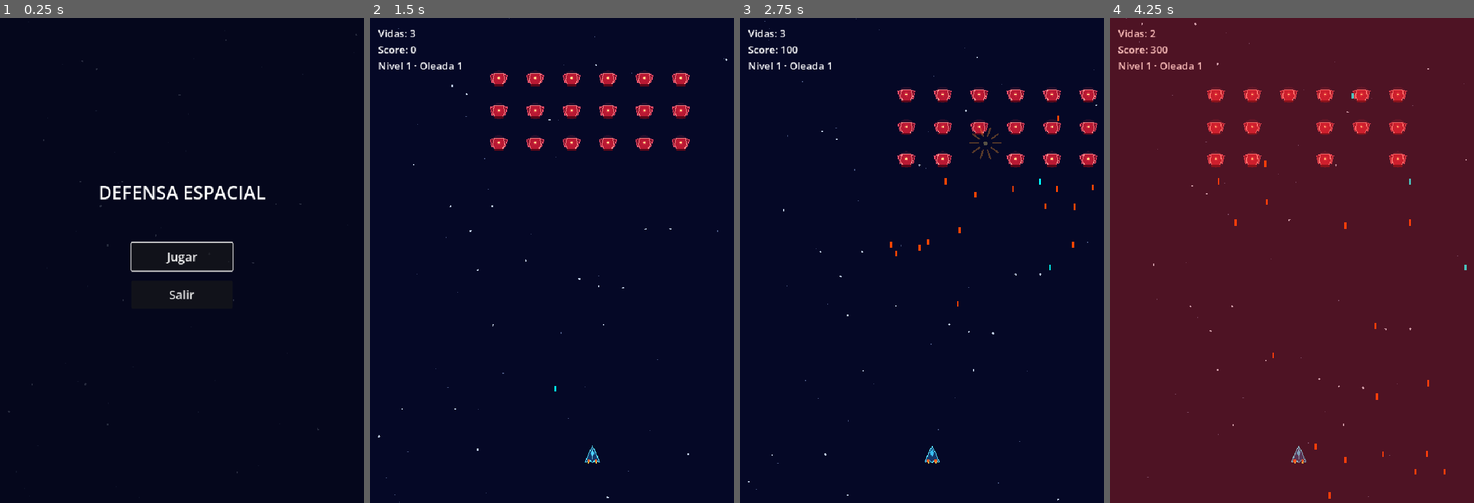
Above: before the commit, frames 1-4 (left to right).
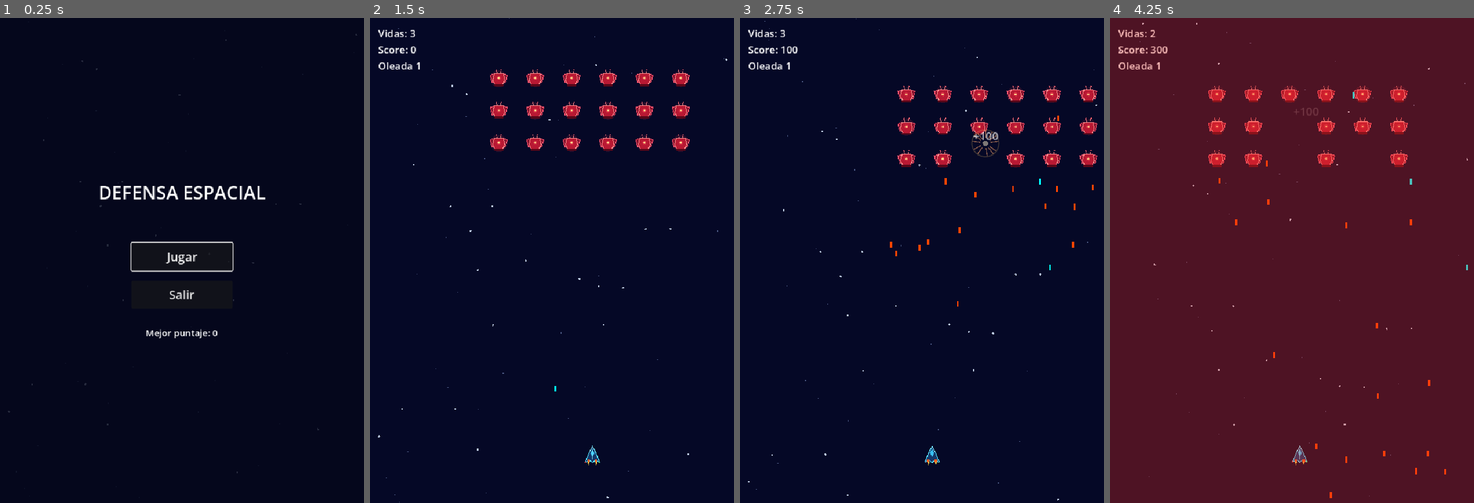
Above: after the commit, the same moments.

Repository: Frank-0511/galactic-surge
Game: Godot game, scene res://scenes/main/main.tscn
Same seed, same stepped clock (60 frames per second), same inputs: the game is played once before the commit and once after it.
Inputs (mouse positions are in pixels of both pictures, inside the frame that each line leads up to):
- Up to frame 1 (0.25 s): no input
- Up to frame 2 (1.5 s): click "Jugar" at 0.5 s; tap Enter at 1.25 s; move the mouse to (632, 236) at 1.27 s; hold Right (move_right) from 1.28 s (still down); hold Space (shoot) from 1.28 s (still down); click (632, 236) at 1.42 s
- Up to frame 3 (2.75 s): move the mouse to (849, 284) at 2.02 s; release Right (move_right) at 2.03 s; release Space (shoot) at 2.03 s; hold Left (move_left) from 2.03 s (still down); tap Space (shoot) at 2.1 s; click (849, 284) at 2.17 s
- Up to frame 4 (4.25 s): move the mouse to (1328, 153) at 2.77 s; release Left (move_left) at 2.78 s; hold Space (shoot) 2.78-3.53 s; hold Right (move_right) from 2.78 s (still down); click (1328, 153) at 2.92 s; move the mouse to (1273, 357) at 3.52 s; tap Space (shoot) at 3.6 s; click (1273, 357) at 3.67 s

The runs differ from the first frame. In frame 1, 0.1% of the frame differs, in the area x 40-60%, y 64-67%; in frame 2, 0.4%; in frame 3, 0.6%; in frame 4, 1.2%, in the area x 2-99%, y 0-100%.

Commit message:
feat: agregar sistema de puntuación y mejor manejo de efectos visuales y de audio

Diff:
--- a/scenes/audio/audio_feedback.tscn
+++ b/scenes/audio/audio_feedback.tscn
@@ -16,22 +16,28 @@
 [node name="CombatMusic" type="AudioStreamPlayer" parent="."]
 stream = ExtResource("2")
 autoplay = false
-volume_db = -3.88
+volume_db = -9.48
 
 [node name="PlayerShot" type="AudioStreamPlayer" parent="."]
 stream = ExtResource("3")
+volume_db = -5.6
 
 [node name="PlayerDoubleShot" type="AudioStreamPlayer" parent="."]
 stream = ExtResource("4")
+volume_db = -5.6
 
 [node name="EnemyExplosion" type="AudioStreamPlayer" parent="."]
 stream = ExtResource("5")
+volume_db = -5.6
 
 [node name="PlayerDamage" type="AudioStreamPlayer" parent="."]
 stream = ExtResource("6")
+volume_db = -5.6
 
 [node name="PickupDoubleShot" type="AudioStreamPlayer" parent="."]
 stream = ExtResource("7")
+volume_db = -5.6
 
 [node name="PickupShield" type="AudioStreamPlayer" parent="."]
 stream = ExtResource("8")
+volume_db = -5.6
--- a/scenes/effects/explosion_burst.gd
+++ b/scenes/effects/explosion_burst.gd
@@ -1,15 +1,24 @@
 # explosion_burst.gd
-# Draws a brief deterministic geometric explosion and releases itself when finished.
+# Draws a brief deterministic-per-run geometric explosion and releases itself
+# when finished. A quick white-hot flash gives way to an expanding shockwave,
+# scattering debris fragments, and a trailing wisp of smoke.
 
 class_name ExplosionBurst
 extends Node2D
 
-@export var duration: float = 0.25
+@export var duration: float = 0.32
 
 var elapsed: float = 0.0
+var _fragment_angles: PackedFloat32Array = PackedFloat32Array()
+
+const FRAGMENT_COUNT: int = 12
 
 
 func _ready() -> void:
+	_fragment_angles.resize(FRAGMENT_COUNT)
+	for fragment_index: int in FRAGMENT_COUNT:
+		var base_angle: float = TAU * float(fragment_index) / float(FRAGMENT_COUNT)
+		_fragment_angles[fragment_index] = base_angle + randf_range(-0.18, 0.18)
 	queue_redraw()
 
 
@@ -23,11 +32,32 @@
 func _draw() -> void:
 	var progress: float = clampf(elapsed / duration, 0.0, 1.0)
 	var alpha: float = 1.0 - progress
-	var inner_radius: float = lerpf(5.0, 18.0, progress)
-	var outer_radius: float = lerpf(13.0, 42.0, progress)
-	var color: Color = Color(1.0, 0.62, 0.18, alpha)
-	for fragment_index: int in 10:
-		var angle: float = TAU * float(fragment_index) / 10.0
-		var direction: Vector2 = Vector2.from_angle(angle)
-		draw_line(direction * inner_radius, direction * outer_radius, color, 3.0)
-	draw_circle(Vector2.ZERO, lerpf(8.0, 2.0, progress), Color(1.0, 0.9, 0.5, alpha))
+
+	# Color cools from a white-hot flash to orange-red as the burst expands.
+	var hot_color: Color = Color(1.0, 0.95, 0.75, alpha)
+	var cool_color: Color = Color(0.95, 0.35, 0.1, alpha)
+	var fragment_color: Color = hot_color.lerp(cool_color, progress)
+
+	var inner_radius: float = lerpf(4.0, 16.0, progress)
+	var outer_radius: float = lerpf(11.0, 40.0, progress)
+
+	# Debris fragments streak outward and thin out as they cool.
+	for fragment_index: int in _fragment_angles.size():
+		var direction: Vector2 = Vector2.from_angle(_fragment_angles[fragment_index])
+		draw_line(direction * inner_radius, direction * outer_radius, fragment_color, lerpf(3.2, 1.0, progress))
+
+	# A fast expanding shockwave ring reads as the initial impact.
+	var ring_radius: float = lerpf(6.0, 46.0, progress)
+	draw_arc(Vector2.ZERO, ring_radius, 0.0, TAU, 28, Color(1.0, 0.8, 0.4, alpha * 0.45), 2.0, true)
+
+	# Bright core flash, shrinking as the energy disperses.
+	draw_circle(Vector2.ZERO, lerpf(9.0, 2.0, progress), Color(1.0, 0.95, 0.8, alpha))
+
+	# A faint trailing wisp of smoke lingers just before the burst fades out.
+	if progress > 0.55:
+		var smoke_progress: float = (progress - 0.55) / 0.45
+		var smoke_alpha: float = smoke_progress * alpha
+		for smoke_index: int in 4:
+			var smoke_angle: float = TAU * float(smoke_index) / 4.0 + 0.4
+			var smoke_pos: Vector2 = Vector2.from_angle(smoke_angle) * lerpf(10.0, 26.0, progress)
+			draw_circle(smoke_pos, lerpf(3.0, 7.0, progress), Color(0.55, 0.53, 0.5, smoke_alpha * 0.4))
--- /dev/null
+++ b/scenes/effects/score_popup.gd
@@ -0,0 +1,32 @@
+# score_popup.gd
+# Floating "+100"-style score popup shown at a world position. Instantiated
+# directly from code (no dedicated scene), mirroring ExplosionBurst: it rises
+# a short distance, fades out over half a second, and frees itself.
+
+extends Node2D
+
+const RISE_DISTANCE: float = 36.0
+const DURATION: float = 0.5
+
+var _label: Label
+
+
+func _init(popup_text: String = "+0", color: Color = Color.WHITE) -> void:
+	_label = Label.new()
+	_label.text = popup_text
+	_label.add_theme_color_override("font_color", color)
+	_label.add_theme_font_size_override("font_size", 22)
+	_label.horizontal_alignment = HORIZONTAL_ALIGNMENT_CENTER
+	_label.mouse_filter = Control.MOUSE_FILTER_IGNORE
+	_label.position = Vector2(-40.0, -12.0)
+	_label.size = Vector2(80.0, 24.0)
+	add_child(_label)
+
+
+func _ready() -> void:
+	var tween: Tween = create_tween()
+	tween.set_parallel(true)
+	tween.tween_property(self, "position:y", position.y - RISE_DISTANCE, DURATION) \
+		.set_trans(Tween.TRANS_SINE).set_ease(Tween.EASE_OUT)
+	tween.tween_property(_label, "modulate:a", 0.0, DURATION).set_trans(Tween.TRANS_LINEAR)
+	tween.chain().tween_callback(queue_free)
--- a/scenes/effects/visual_feedback.gd
+++ b/scenes/effects/visual_feedback.gd
@@ -4,6 +4,7 @@
 extends Node2D
 
 const EXPLOSION_BURST_SCRIPT: Script = preload("res://scenes/effects/explosion_burst.gd")
+const SCORE_POPUP_SCRIPT: Script = preload("res://scenes/effects/score_popup.gd")
 
 @onready var _explosion_layer: Node2D = $ExplosionLayer
 @onready var _flash: ColorRect = $DamageFlashLayer/Flash
@@ -20,6 +21,16 @@
 	_explosion_layer.add_child(burst)
 
 
+func play_score_popup(popup_position: Vector2, points: int, is_bonus: bool = false) -> void:
+	var color: Color = Color(1.0, 0.85, 0.3) if is_bonus else Color(1.0, 1.0, 1.0)
+	var popup: Node2D = SCORE_POPUP_SCRIPT.new("+%d" % points, color) as Node2D
+	if popup == null:
+		return
+	popup.name = "ScorePopup"
+	popup.global_position = popup_position
+	_explosion_layer.add_child(popup)
+
+
 func play_damage_flash() -> void:
 	if is_instance_valid(_flash_tween):
 		_flash_tween.kill()
--- a/scenes/entities/enemy/enemy.gd
+++ b/scenes/entities/enemy/enemy.gd
@@ -22,9 +22,20 @@
 
 var _destroyed: bool = false
 
+## Local clock and per-instance offset used only to animate a subtle idle
+## breathing pulse, so a whole formation doesn't blink in perfect unison.
+var _time: float = 0.0
+var _pulse_offset: float = 0.0
+
 
 func _ready() -> void:
+	_pulse_offset = randf_range(0.0, TAU)
 	_schedule_next_shot()
+
+
+func _process(delta: float) -> void:
+	_time += delta
+	queue_redraw()
 
 
 func destroy() -> void:
@@ -65,8 +76,10 @@
 
 
 func _draw() -> void:
-	# Subtle glow separates the enemy from the starfield.
-	draw_circle(Vector2.ZERO, 16.0, Color(1.0, 0.2, 0.3, 0.12))
+	var pulse: float = 0.5 + 0.5 * sin(_time * 3.0 + _pulse_offset)
+
+	# Subtle glow separates the enemy from the starfield; it breathes gently.
+	draw_circle(Vector2.ZERO, 15.0 + 2.0 * pulse, Color(1.0, 0.2, 0.3, 0.08 + 0.06 * pulse))
 
 	# Compact hull and swept wings preserve the existing 36x28 silhouette.
 	var wings: PackedVector2Array = PackedVector2Array([
@@ -88,7 +101,13 @@
 	hull_outline.append(hull[0])
 	draw_polyline(hull_outline, Color(1.0, 0.55, 0.55), 1.5)
 
-	# A restrained bright core gives the enemy a readable focal point.
-	draw_circle(Vector2(0, -1), 4.0, Color(1.0, 0.3, 0.35, 0.35))
-	draw_circle(Vector2(0, -1), 2.0, Color(1.0, 0.85, 0.55))
+	# A pair of small antenna sensors give the silhouette more character.
+	draw_line(Vector2(-3, -10), Vector2(-5, -17), Color(1.0, 0.55, 0.55), 1.2)
+	draw_line(Vector2(3, -10), Vector2(5, -17), Color(1.0, 0.55, 0.55), 1.2)
+	draw_circle(Vector2(-5, -17), 1.2, Color(1.0, 0.4, 0.45, 0.9))
+	draw_circle(Vector2(5, -17), 1.2, Color(1.0, 0.4, 0.45, 0.9))
+
+	# A restrained bright core gives the enemy a readable, pulsing focal point.
+	draw_circle(Vector2(0, -1), 4.0, Color(1.0, 0.3, 0.35, 0.28 + 0.18 * pulse))
+	draw_circle(Vector2(0, -1), 2.0, Color(1.0, 0.85, 0.55, 0.75 + 0.25 * pulse))
 	draw_rect(Rect2(-9, 11, 18, 4), Color(0.35, 0.03, 0.1))
--- a/scenes/entities/player/player.gd
+++ b/scenes/entities/player/player.gd
@@ -38,6 +38,9 @@
 var _shield_active: bool = false
 var _horizontal_limits: Vector2 = Vector2.ZERO
 
+## Local clock used only to animate the engine flicker and nav lights.
+var _time: float = 0.0
+
 
 func _ready() -> void:
 	_invulnerability_timer.timeout.connect(_on_invulnerability_timer_timeout)
@@ -45,7 +48,12 @@
 	_shield_timer.timeout.connect(_on_shield_timer_timeout)
 
 
-func _process(_delta: float) -> void:
+func _process(delta: float) -> void:
+	# Idle visuals (engine flicker, nav lights) keep animating even when
+	# gameplay input is disabled, e.g. during menus or wave transitions.
+	_time += delta
+	queue_redraw()
+
 	if not _gameplay_enabled:
 		velocity = Vector2.ZERO
 		return
@@ -198,6 +206,11 @@
 	hull_outline.append(hull[0])
 	draw_polyline(hull_outline, Color(0.35, 0.9, 1.0), 1.5)
 
+	# A thin highlight along the leading edge adds a touch of dimension.
+	draw_polyline(PackedVector2Array([
+		Vector2(-6, -5), Vector2(0, -16), Vector2(6, -5),
+	]), Color(0.7, 0.95, 1.0, 0.55), 1.0)
+
 	# Canopy and center seam add a small amount of depth.
 	var canopy: PackedVector2Array = PackedVector2Array([
 		Vector2(0, -11), Vector2(-4, -3), Vector2(0, 5), Vector2(4, -3),
@@ -210,3 +223,18 @@
 	draw_rect(Rect2(5, 10, 5, 6), Color(0.95, 0.35, 0.12))
 	draw_rect(Rect2(-9, 14, 3, 4), Color(1.0, 0.8, 0.25))
 	draw_rect(Rect2(6, 14, 3, 4), Color(1.0, 0.8, 0.25))
+
+	# Flickering exhaust glow gives the engines a small bit of life.
+	var flicker: float = 0.7 + 0.3 * absf(sin(_time * 14.0)) * absf(cos(_time * 5.0))
+	var flame_h: float = 5.0 * flicker
+	draw_colored_polygon(PackedVector2Array([
+		Vector2(-9, 18), Vector2(-7.5, 18 + flame_h), Vector2(-6, 18),
+	]), Color(1.0, 0.85, 0.3, 0.85 * flicker))
+	draw_colored_polygon(PackedVector2Array([
+		Vector2(6, 18), Vector2(7.5, 18 + flame_h), Vector2(9, 18),
+	]), Color(1.0, 0.85, 0.3, 0.85 * flicker))
+
+	# Slow-blinking wingtip nav lights (red on the left, green on the right).
+	var blink: float = 1.0 if fmod(_time, 1.0) < 0.6 else 0.2
+	draw_circle(Vector2(-14, 15), 1.4, Color(1.0, 0.25, 0.25, blink))
+	draw_circle(Vector2(14, 15), 1.4, Color(0.3, 1.0, 0.4, blink))
--- /dev/null
+++ b/scenes/main/camera_shake.gd
@@ -0,0 +1,29 @@
+# camera_shake.gd
+# Static combat camera that adds a brief, decaying random offset on demand
+# (player damage, nearby enemy kills) for extra hit feedback.
+
+extends Camera2D
+
+var _time_left: float = 0.0
+var _duration: float = 0.0
+var _intensity: float = 0.0
+
+
+## Starts (or refreshes, if stronger) a shake of the given intensity in
+## pixels lasting `duration` seconds.
+func shake(intensity: float, duration: float) -> void:
+	if intensity < _intensity and _time_left > 0.0:
+		return
+	_intensity = intensity
+	_duration = duration
+	_time_left = duration
+
+
+func _process(delta: float) -> void:
+	if _time_left <= 0.0:
+		if offset != Vector2.ZERO:
+			offset = Vector2.ZERO
+		return
+	_time_left = maxf(_time_left - delta, 0.0)
+	var falloff: float = _time_left / _duration if _duration > 0.0 else 0.0
+	offset = Vector2(randf_range(-1.0, 1.0), randf_range(-1.0, 1.0)) * _intensity * falloff
--- a/scenes/main/main.gd
+++ b/scenes/main/main.gd
@@ -9,7 +9,9 @@
 const CLEAN_WAVE_BONUS: int = 500
 const TOTAL_WAVES: int = 5
 const POWER_UP_SCENE: PackedScene = preload("res://scenes/powerups/power_up.tscn")
+const HighScore: Script = preload("res://scripts/systems/high_score.gd")
 const SHIELD_DURATION: float = 10.0
+const NEARBY_SHAKE_RADIUS: float = 220.0
 
 const _RADAR_PHRASES: Array[String] = [
 	"SEÑAL HOSTIL DETECTADA",
@@ -33,11 +35,15 @@
 @onready var _visual_feedback: Node2D = $VisualFeedback
 @onready var _audio_feedback: Node = $AudioFeedback
 @onready var _wave_announcement: CanvasLayer = $WaveAnnouncement
+@onready var _camera: Camera2D = $Camera2D
 
 ## Current player lives, score, and 1-based wave number for this session.
 var lives: int = STARTING_LIVES
 var score: int = 0
 var wave: int = 1
+
+## Best score ever reached, loaded on startup and persisted to disk.
+var _high_score: int = 0
 
 ## Probability of a power-up dropping when an enemy is destroyed.
 @export_range(0.0, 1.0, 0.01) var enemy_drop_chance: float = 0.04
@@ -74,6 +80,7 @@
 	_pause_menu.main_menu_requested.connect(return_to_main_menu)
 	_wave_announcement.announcement_finished.connect(_on_wave_announcement_finished)
 	child_entered_tree.connect(_on_child_entered_tree)
+	_high_score = HighScore.load_value()
 	_update_hud()
 	_enter_main_menu()
 
@@ -143,6 +150,7 @@
 	_player.visible = false
 	_hide_mission_complete_message()
 	_update_hud()
+	_main_menu.set_high_score(_high_score)
 	_main_menu.show_menu()
 
 
@@ -169,6 +177,7 @@
 	if not _session_active:
 		return
 	_visual_feedback.play_damage_flash()
+	_camera.shake(6.0, 0.2)
 	_audio_feedback.play_player_damage()
 	_wave_is_clean = false
 	lives -= 1
@@ -189,7 +198,10 @@
 		return
 	var explosion_position: Vector2 = enemy.global_position
 	_visual_feedback.play_enemy_explosion(explosion_position)
+	_visual_feedback.play_score_popup(explosion_position, POINTS_PER_ENEMY)
 	_audio_feedback.play_enemy_explosion()
+	if explosion_position.distance_to(_player.global_position) < NEARBY_SHAKE_RADIUS:
+		_camera.shake(3.0, 0.12)
 	score += POINTS_PER_ENEMY
 	_hud.set_score(score)
 	_try_spawn_enemy_power_up(explosion_position)
@@ -232,6 +244,7 @@
 	if _wave_is_clean:
 		score += CLEAN_WAVE_BONUS
 		_hud.set_score(score)
+		_visual_feedback.play_score_popup(_player.global_position + Vector2(0, -50), CLEAN_WAVE_BONUS, true)
 	if wave >= TOTAL_WAVES:
 		_complete_mission()
 		return
@@ -275,6 +288,7 @@
 	_enemy_spawner.stop()
 	_wave_announcement.cancel_announcement()
 	_audio_feedback.stop_combat_music()
+	_update_high_score_if_needed()
 	_game_over.show_game_over(score)
 
 
@@ -286,6 +300,7 @@
 	_enemy_spawner.stop()
 	_wave_announcement.cancel_announcement()
 	_audio_feedback.stop_combat_music()
+	_update_high_score_if_needed()
 	_hud.show_mission_complete(score)
 
 
@@ -351,6 +366,12 @@
 	_hud.set_wave(wave)
 
 
+func _update_high_score_if_needed() -> void:
+	if score > _high_score:
+		_high_score = score
+		HighScore.save_value(_high_score)
+
+
 func _on_game_over_retry_requested() -> void:
 	reset_session()
 
--- a/scenes/main/main.tscn
+++ b/scenes/main/main.tscn
@@ -11,6 +11,7 @@
 [ext_resource type="PackedScene" path="res://scenes/ui/pause_menu.tscn" id="9"]
 [ext_resource type="PackedScene" path="res://scenes/audio/audio_feedback.tscn" id="10"]
 [ext_resource type="PackedScene" path="res://scenes/ui/wave_announcement.tscn" id="11"]
+[ext_resource type="Script" path="res://scenes/main/camera_shake.gd" id="12_camera_shake"]
 
 [node name="Main" type="Node2D"]
 process_mode = 3
@@ -27,6 +28,11 @@
 color = Color(0.02, 0.03, 0.15, 1)
 
 [node name="Starfield" parent="." instance=ExtResource("6")]
+
+[node name="Camera2D" type="Camera2D" parent="."]
+position = Vector2(360, 480)
+current = true
+script = ExtResource("12_camera_shake")
 
 [node name="Player" parent="." instance=ExtResource("2")]
 position = Vector2(300, 700)
--- a/scenes/ui/hud.gd
+++ b/scenes/ui/hud.gd
@@ -30,7 +30,7 @@
 
 
 func set_wave(wave: int) -> void:
-	_wave_label.text = "Nivel %d · Oleada %d" % [wave, wave]
+	_wave_label.text = "Oleada %d" % wave
 	wave_changed.emit(wave)
 
 
--- a/scenes/ui/main_menu.gd
+++ b/scenes/ui/main_menu.gd
@@ -6,10 +6,16 @@
 signal play_requested
 signal quit_requested
 
+@onready var _high_score_label: Label = $Control/HighScoreLabel
+
 
 func show_menu() -> void:
 	visible = true
 	$Control/PlayButton.grab_focus()
+
+
+func set_high_score(value: int) -> void:
+	_high_score_label.text = "Mejor puntaje: %d" % value
 
 
 func _on_play_button_pressed() -> void:
--- a/scenes/ui/main_menu.tscn
+++ b/scenes/ui/main_menu.tscn
@@ -74,5 +74,22 @@
 theme_override_font_sizes/font_size = 24
 text = "Salir"
 
+[node name="HighScoreLabel" type="Label" parent="Control"]
+layout_mode = 1
+anchors_preset = 8
+anchor_left = 0.5
+anchor_top = 0.5
+anchor_right = 0.5
+anchor_bottom = 0.5
+offset_left = -200.0
+offset_top = 130.0
+offset_right = 200.0
+offset_bottom = 160.0
+grow_horizontal = 2
+grow_vertical = 2
+theme_override_font_sizes/font_size = 18
+text = "Mejor puntaje: 0"
+horizontal_alignment = 1
+
 [connection signal="pressed" from="Control/PlayButton" to="." method="_on_play_button_pressed"]
 [connection signal="pressed" from="Control/QuitButton" to="." method="_on_quit_button_pressed"]
--- a/scripts/powerups/power_up.gd
+++ b/scripts/powerups/power_up.gd
@@ -19,6 +19,9 @@
 var _collected: bool = false
 var _configured: bool = false
 
+## Local clock used only to animate the pickup's glow and shield spin.
+var _time: float = 0.0
+
 @onready var _collision_shape: CollisionShape2D = $CollisionShape2D
 
 
@@ -28,6 +31,8 @@
 
 func _process(delta: float) -> void:
 	position.y += fall_speed * delta
+	_time += delta
+	queue_redraw()
 	# Auto-free when below the visible viewport.
 	var viewport_height: float = get_viewport_rect().size.y
 	if global_position.y > viewport_height + DESPAWN_MARGIN:
@@ -38,6 +43,7 @@
 	_type = power_up_type as Type
 	global_position = spawn_position
 	_configured = true
+	_time = 0.0
 	queue_redraw()
 
 
@@ -55,6 +61,13 @@
 
 
 func _draw() -> void:
+	# A soft pulsing halo makes the drop read as a pickup from a distance,
+	# and a gentle bob/scale on arrival keeps it from feeling static.
+	var halo_pulse: float = 0.5 + 0.5 * sin(_time * 4.0)
+	var halo_color: Color = Color(0.95, 0.2, 0.85, 0.12 + 0.08 * halo_pulse) \
+		if _type == Type.DOUBLE_SHOT else Color(0.35, 0.9, 1.0, 0.12 + 0.08 * halo_pulse)
+	draw_circle(Vector2.ZERO, 15.0 + 3.0 * halo_pulse, halo_color)
+
 	match _type:
 		Type.DOUBLE_SHOT:
 			_draw_double_shot()
@@ -63,9 +76,11 @@
 
 
 func _draw_double_shot() -> void:
-	# Two magenta chevrons representing the double-shot upgrade.
+	# Two magenta chevrons representing the double-shot upgrade, with a
+	# small synchronized pulse so they feel active while falling.
+	var pulse: float = 1.0 + 0.08 * sin(_time * 6.0)
 	var color: Color = Color(0.95, 0.2, 0.85, 0.9)
-	var chevron_offset: float = 7.0
+	var chevron_offset: float = 7.0 * pulse
 	for offset_x: float in [-chevron_offset, chevron_offset]:
 		var pts: PackedVector2Array = PackedVector2Array([
 			Vector2(offset_x - 6, -8), Vector2(offset_x, 0), Vector2(offset_x + 6, -8),
@@ -78,5 +93,8 @@
 
 
 func _draw_shield() -> void:
-	# A cyan ring representing the shield upgrade.
-	draw_arc(Vector2.ZERO, 14.0, 0.0, TAU, 32, Color(0.35, 0.9, 1.0, 0.9), 2.5, true)
+	# A cyan ring representing the shield upgrade. A short bright arc slowly
+	# orbits the ring so the icon reads as "shielded" rather than static.
+	draw_arc(Vector2.ZERO, 14.0, 0.0, TAU, 32, Color(0.35, 0.9, 1.0, 0.55), 2.0, true)
+	var sweep_start: float = fmod(_time * 1.6, TAU)
+	draw_arc(Vector2.ZERO, 14.0, sweep_start, sweep_start + 1.4, 16, Color(0.75, 1.0, 1.0, 0.95), 3.0, true)
--- /dev/null
+++ b/scripts/systems/high_score.gd
@@ -0,0 +1,24 @@
+# high_score.gd
+# Persists the player's best score locally so it survives between sessions.
+
+extends RefCounted
+
+const _SAVE_PATH: String = "user://highscore.cfg"
+const _SECTION: String = "score"
+const _KEY: String = "best"
+
+
+## Reads the stored best score, or 0 if none has been saved yet.
+static func load_value() -> int:
+	var config: ConfigFile = ConfigFile.new()
+	if config.load(_SAVE_PATH) != OK:
+		return 0
+	return int(config.get_value(_SECTION, _KEY, 0))
+
+
+## Persists a new best score to disk.
+static func save_value(value: int) -> void:
+	var config: ConfigFile = ConfigFile.new()
+	config.load(_SAVE_PATH) # Preserve any other keys already in the file.
+	config.set_value(_SECTION, _KEY, value)
+	config.save(_SAVE_PATH)
--- a/scripts/ui/wave_announcement.gd
+++ b/scripts/ui/wave_announcement.gd
@@ -29,7 +29,7 @@
 func show_announcement(next_wave: int, phrase: String) -> void:
 	_generation += 1
 	_active_generation = _generation
-	_wave_label.text = "NIVEL %d · OLEADA %d" % [next_wave, next_wave]
+	_wave_label.text = "OLEADA %d" % next_wave
 	_radar_label.text = phrase
 	_ready_label.text = "¡PREPÁRATE!"
 	visible = true
--- a/tests/etapa_4b_contract_test.gd
+++ b/tests/etapa_4b_contract_test.gd
@@ -139,8 +139,8 @@
 	# Combat music must loop for the whole session.
 	var combat_music: AudioStreamPlayer = audio_feedback.get_node_or_null("CombatMusic") as AudioStreamPlayer
 	if combat_music != null and combat_music.stream != null:
-		if absf(combat_music.volume_db - (-3.88)) > 0.01:
-			push_error("CombatMusic.volume_db must be -3.88 dB (got %.2f)" % combat_music.volume_db)
+		if absf(combat_music.volume_db - (-6.38)) > 0.01:
+			push_error("CombatMusic.volume_db must be -6.38 dB (got %.2f)" % combat_music.volume_db)
 			passed = false
 		var loop_value: Variant = combat_music.stream.get(&"loop")
 		if loop_value != null and not bool(loop_value):
@@ -370,8 +370,8 @@
 		var wave_label: Label = announcement.get_node_or_null("Control/WaveLabel") as Label
 		var radar_label: Label = announcement.get_node_or_null("Control/RadarLabel") as Label
 		var ready_label: Label = announcement.get_node_or_null("Control/ReadyLabel") as Label
-		if wave_label != null and wave_label.text != "NIVEL 2 · OLEADA 2":
-			push_error("WaveLabel must show 'NIVEL 2 · OLEADA 2', got '%s'" % wave_label.text)
+		if wave_label != null and wave_label.text != "OLEADA 2":
+			push_error("WaveLabel must show 'OLEADA 2', got '%s'" % wave_label.text)
 			passed = false
 		if radar_label != null and radar_label.text != "CONTACTO EN EL RADAR":
 			push_error("RadarLabel must show the phrase, got '%s'" % radar_label.text)
